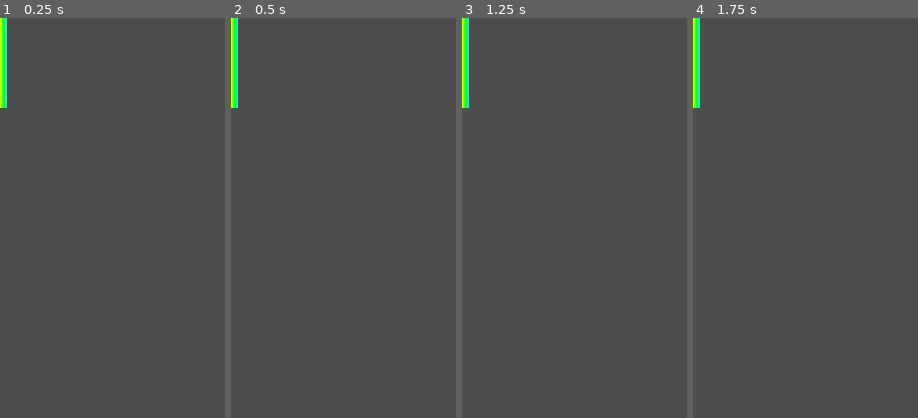
Above: before the commit, frames 1-4 (left to right).
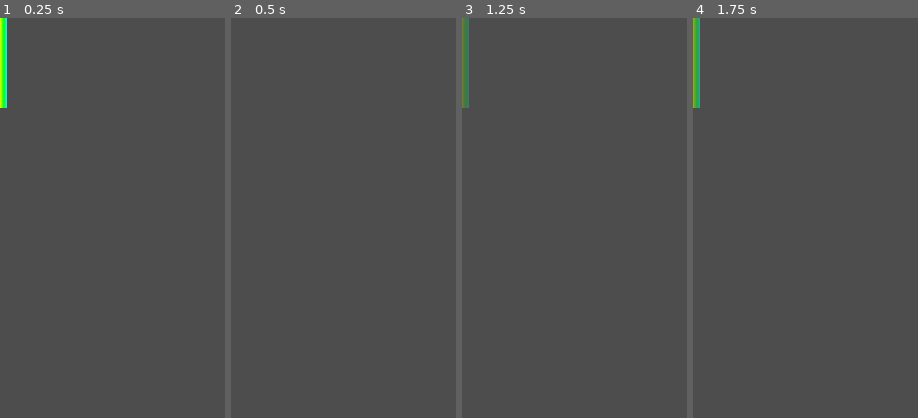
Above: after the commit, the same moments.

Repository: ankit-suman-07/FLAPPY_BIRD
Game: Godot game, scene res://scenes/laser.tscn
Two runs of this game, one before a commit and one after it. Both use one fixed random seed, a clock stepped at 60 frames per second and the inputs below. This scene is started directly instead of the project's main scene.
Inputs:
- Up to frame 1 (0.25 s): no input
- Up to frame 2 (0.5 s): no input
- Up to frame 3 (1.25 s): tap Space (jump) at 0.77 s
- Up to frame 4 (1.75 s): tap Space (jump) at 1.52 s
The pictures show only the part of the screen within x 0-50%, y 0-50%; the shares and areas given below are measured in that part.

Frame 1 is identical in both runs. In frame 2, 0.7% of the frame differs, in the area x 0-4%, y 0-23%; in frame 3, 0.7%; in frame 4, 0.7%.

Commit message:
Animate laser

Diff:
--- a/scenes/laser.tscn
+++ b/scenes/laser.tscn
@@ -1,9 +1,48 @@
-[gd_scene load_steps=3 format=3 uid="uid://bluw2lb5x2wna"]
+[gd_scene load_steps=6 format=3 uid="uid://bluw2lb5x2wna"]
 
 [ext_resource type="Texture2D" uid="uid://dqevfx8q0noi6" path="res://assets/pipes/laser2.png" id="1_xmihv"]
 
 [sub_resource type="RectangleShape2D" id="RectangleShape2D_a7dhc"]
 size = Vector2(8, 192)
+
+[sub_resource type="Animation" id="Animation_xmihv"]
+resource_name = "fade"
+length = 0.7
+loop_mode = 1
+step = 0.1
+tracks/0/type = "value"
+tracks/0/imported = false
+tracks/0/enabled = true
+tracks/0/path = NodePath("Sprite2D:modulate")
+tracks/0/interp = 1
+tracks/0/loop_wrap = true
+tracks/0/keys = {
+"times": PackedFloat32Array(0, 0.30013487, 0.40114176, 0.49830082, 0.7),
+"transitions": PackedFloat32Array(1, 1, 1, 1, 1),
+"update": 0,
+"values": [Color(1, 1, 1, 1), Color(1, 1, 1, 1), Color(1, 1, 1, 0), Color(1, 1, 1, 0), Color(1, 1, 1, 1)]
+}
+
+[sub_resource type="Animation" id="Animation_a7dhc"]
+length = 0.001
+tracks/0/type = "value"
+tracks/0/imported = false
+tracks/0/enabled = true
+tracks/0/path = NodePath("Sprite2D:modulate")
+tracks/0/interp = 1
+tracks/0/loop_wrap = true
+tracks/0/keys = {
+"times": PackedFloat32Array(0),
+"transitions": PackedFloat32Array(1),
+"update": 0,
+"values": [Color(1, 1, 1, 1)]
+}
+
+[sub_resource type="AnimationLibrary" id="AnimationLibrary_jjj73"]
+_data = {
+&"RESET": SubResource("Animation_a7dhc"),
+&"fade": SubResource("Animation_xmihv")
+}
 
 [node name="laser" type="Area2D"]
 
@@ -14,3 +53,9 @@
 [node name="CollisionShape2D" type="CollisionShape2D" parent="."]
 position = Vector2(72, 0)
 shape = SubResource("RectangleShape2D_a7dhc")
+
+[node name="AnimationPlayer" type="AnimationPlayer" parent="."]
+libraries = {
+&"": SubResource("AnimationLibrary_jjj73")
+}
+autoplay = "fade"
